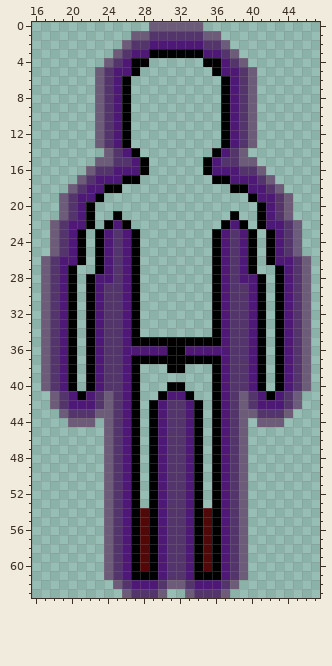
A pixel-art sprite gets an edit: public/QuantumFrames/QuantumFrame 5.png. This is how it looked before the edit.
The file is 64x64 pixels. Shown: x 16..47, y 0..63.
New version:
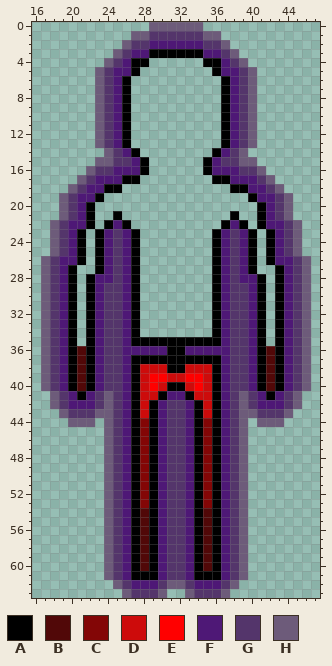
Palette (. is transparent): A #000000  B #510808  C #830606  D #cd0b0b  E #ff0000  F #4e1876  G #54356b  H #6d5b7a
Changes in this commit:
The author put colour B in rows 36 to 40 at x 21 and 42.
The author put colour C in rows 44 to 53 at x 28 and 35.
The author put colour D in row 38 at x 28 to 30 and 33 to 35; in row 39 at x 28, 31 to 32 and 35; in row 40 at x 28, 30, 33 and 35; in row 41 at x 28 to 29 and 34 to 35; in rows 42 to 43 at x 28 and 35.
The author put colour E in row 39 at x 29 to 30 and 33 to 34; in row 40 at x 29 and 34.
